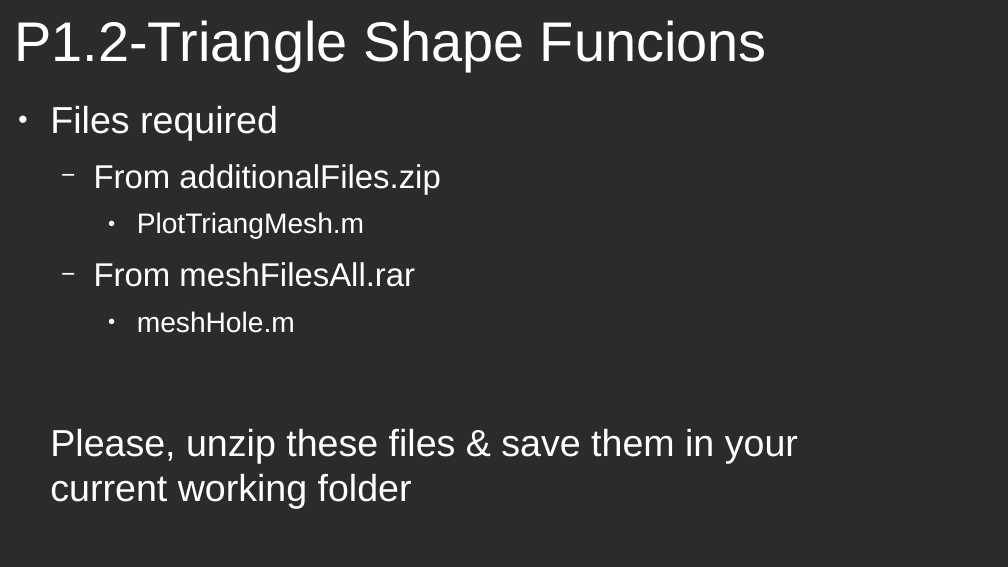
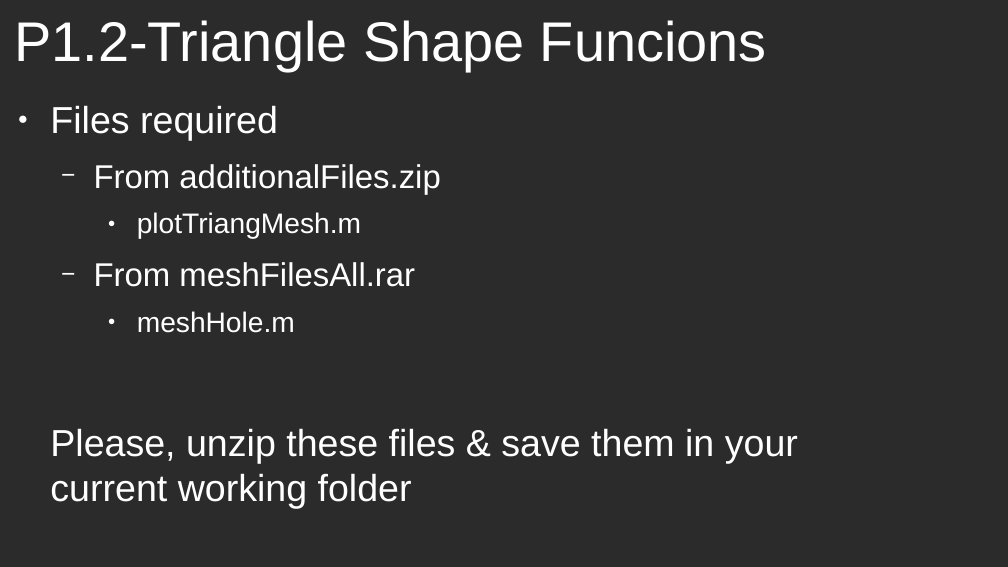
Before and after one commit to jrpacha/1.2-Triangle-Shape-Functions, a slide deck: slide 1 of filesRequred.odp. Drawn at 1008x567 pixels with LibreOffice and Linux fonts; fonts in the diff are those of the drawing; background and template pictures are left out; a plain dark background stands for a picture behind light text. Boxes give left, top, right and bottom in pixels: in the first picture for what was removed or moved away, otherwise in the second. Text is boxed around its words. In the diff, an @@ line names an element or a change of style, - is before the commit and + after.

Commit message:
small changes in filesRequired.odp

```diff
--- a/filesRequred.odp
+++ b/filesRequred.odp
@@ text at (x1=137, y1=212, x2=361, y2=238): text changed @@
-    ● PlotTriangMesh.m
+    ● plotTriangMesh.m
```
